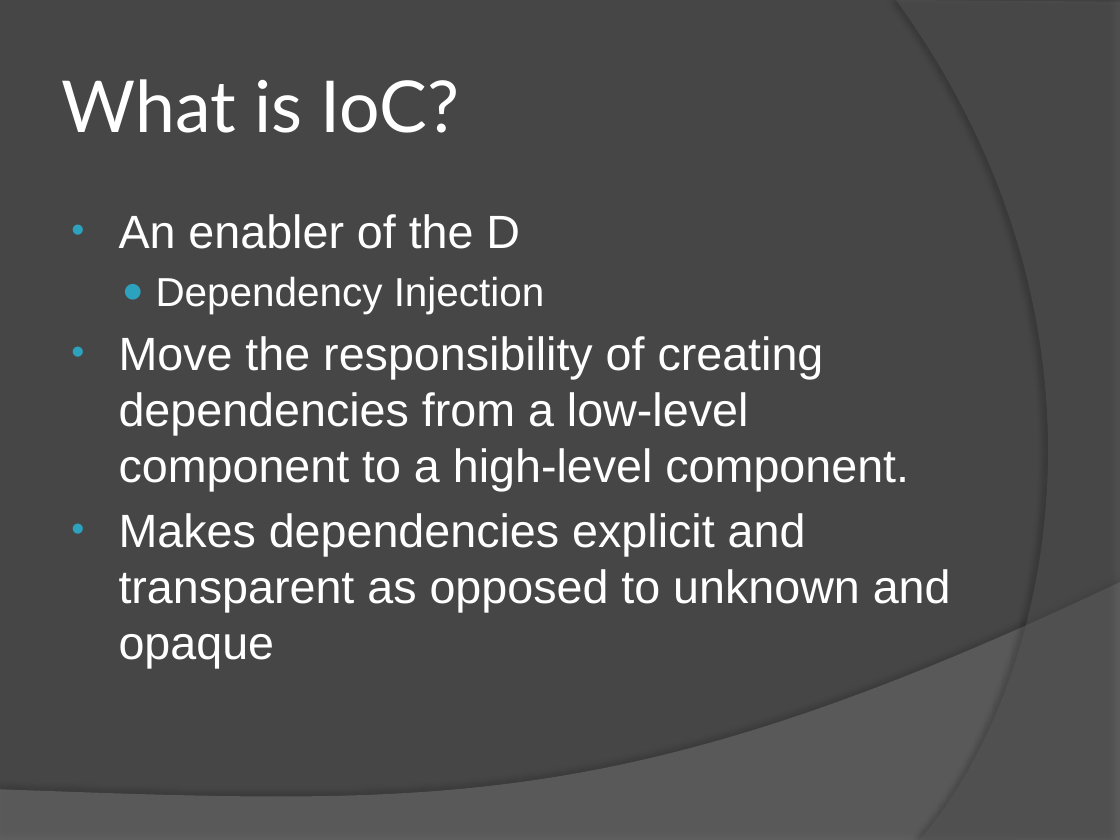
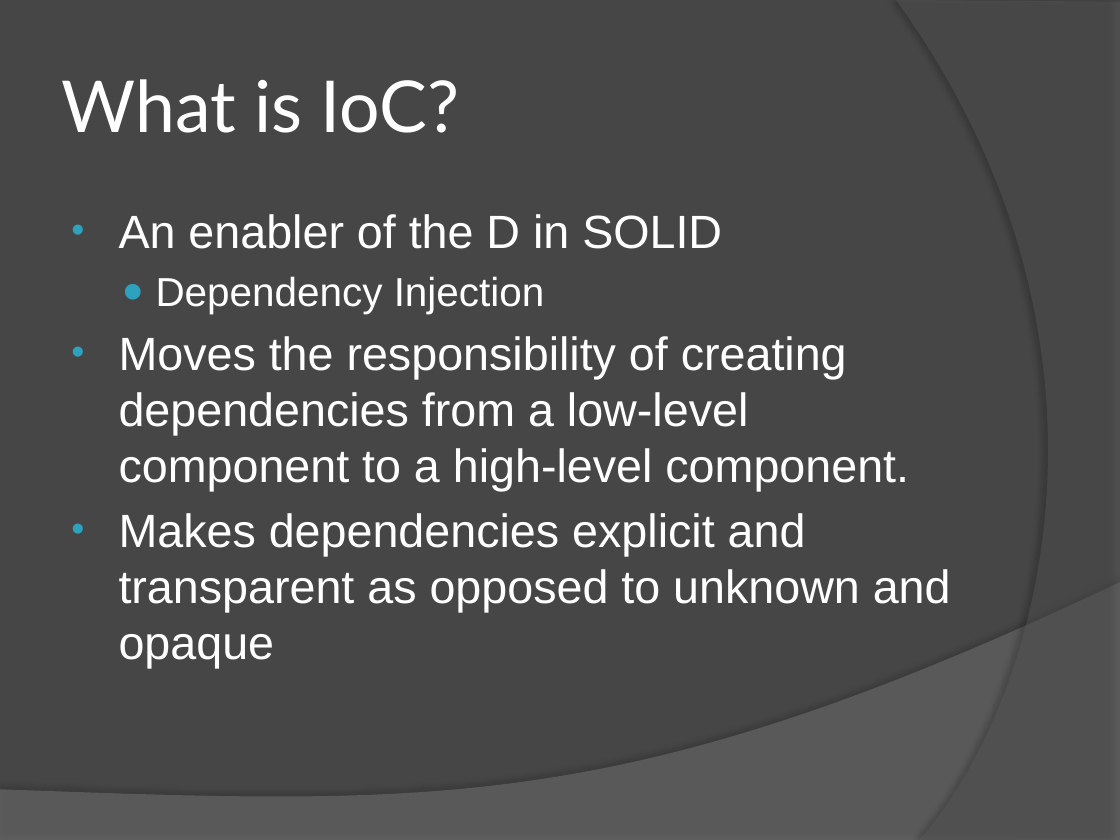
Before and after one commit to craiggwilson/presentations, a slide deck: slide 3 of BuildYourOwnIoC/Build Your Own Ioc Container.pptx (slide 2 before the commit). Drawn at 1120x840 pixels with LibreOffice and Linux fonts; fonts in the diff are those of the drawing. Boxes give left, top, right and bottom in pixels: in the first picture for what was removed or moved away, otherwise in the second. Text is boxed around its words. In the diff, an @@ line names an element or a change of style, - is before the commit and + after.

```diff
--- a/BuildYourOwnIoC/Build Your Own Ioc Container.pptx
+++ b/BuildYourOwnIoC/Build Your Own Ioc Container.pptx
@@ text at <box>119,214,722,249</box>: text changed @@
-• An enabler of the D
+• An enabler of the D in SOLID
@@ text at <box>119,336,909,491</box>: text changed @@
-• Move the responsibility of creating dependencies from a low-level component to a high-level component.
+• Moves the responsibility of creating dependencies from a low-level component to a high-level component.
```
Also in this commit, not shown: 3 other slides changed, 2 slides added, 3 slides removed, 16 other files.
